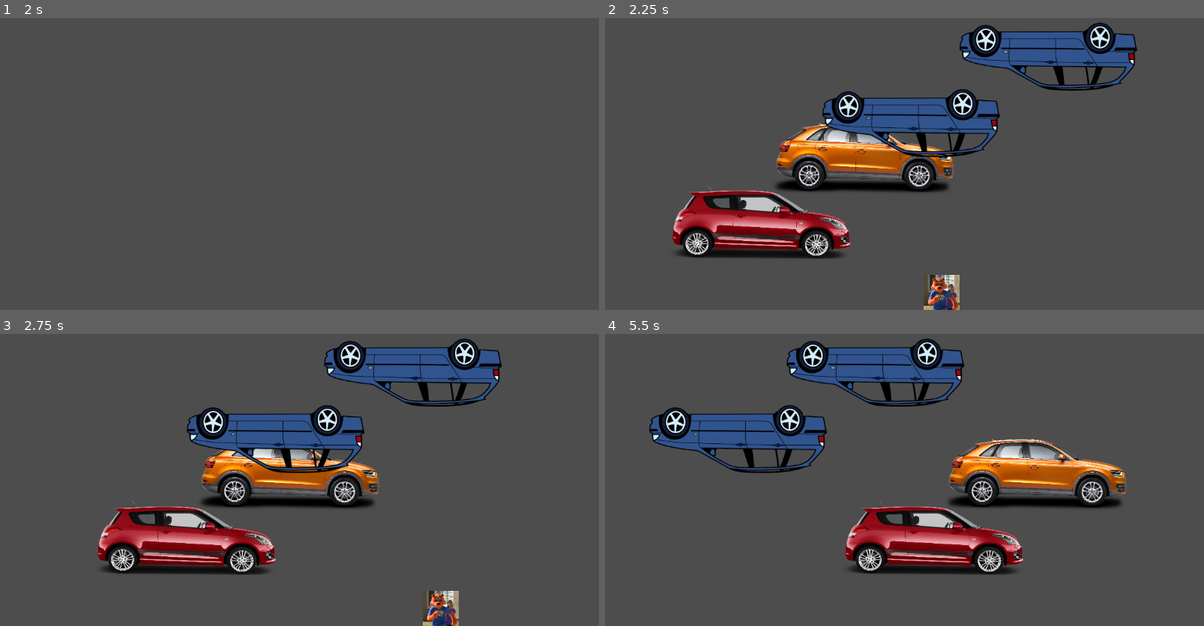
Above: before the commit, frames 1-4 (two rows, left to right).
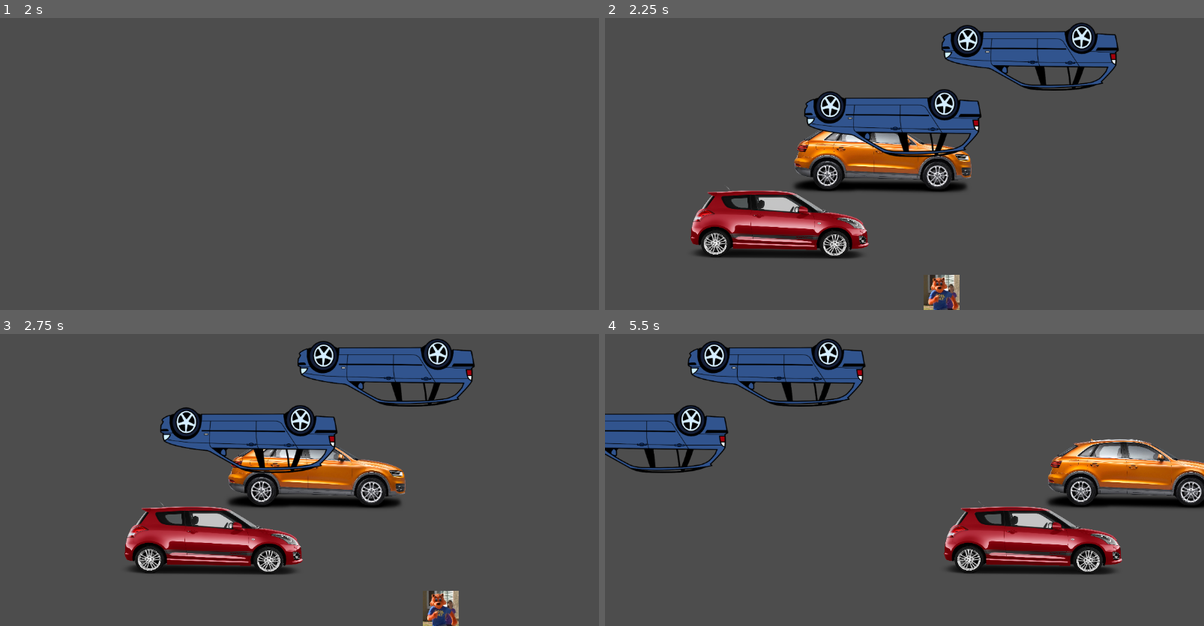
Above: after the commit, the same moments.

Repository: CarlJMcGee/jack-and-nic-very-cool-game-studio
Game: Godot game, scene res://main.tscn
Same seed, same stepped clock (60 frames per second), same inputs: the game is played once before the commit and once after it.
Inputs:
- Up to frame 1 (2 s): tap Enter at 0.5 s; hold D (move_right) 0.53-1.28 s; tap Space at 1.25 s; hold S (move_down) from 1.28 s (still down)
- Up to frame 2 (2.25 s): tap Enter at 2 s; release S (move_down) at 2.03 s; hold D (move_right) from 2.03 s (still down)
- Up to frame 3 (2.75 s): keep holding D (move_right)
- Up to frame 4 (5.5 s): release D (move_right) at 2.78 s; hold W (move_up) 2.78-3.53 s; hold A (move_left) 3.53-5.03 s; hold S (move_down) from 5.03 s (still down)

Frame 1 is identical in both runs. In frame 2, 14% of the frame differs, in the area x 11-89%, y 1-83%; in frame 3, 16%; in frame 4, 28%, in the area x 0-100%, y 1-83%.

Commit message:
fixed car slow down to to linear damp

Diff:
--- a/cool cat street crossing/car.gd
+++ b/cool cat street crossing/car.gd
@@ -1,5 +1,6 @@
 extends RigidBody2D
 
+var id = randi()
 
 # Called when the node enters the scene tree for the first time.
 func _ready():
--- a/cool cat street crossing/main.gd
+++ b/cool cat street crossing/main.gd
@@ -42,7 +42,7 @@
 		car.get_node("AnimatedSprite2D").flip_h = false
 
 	elif (spawn_lane.name.contains("West")):
-		car.linear_velocity = Vector2(speed_limit - 2 * speed_limit, 0.0)
+		car.linear_velocity = Vector2(speed_limit * -1, 0.0)
 		car.get_node("AnimatedSprite2D").flip_h = true
 
 
--- a/cool cat street crossing/project.godot
+++ b/cool cat street crossing/project.godot
@@ -53,3 +53,7 @@
 , Object(InputEventJoypadMotion,"resource_local_to_scene":false,"resource_name":"","device":-1,"axis":0,"axis_value":-1.0,"script":null)
 ]
 }
+
+[physics]
+
+2d/default_linear_damp=0.0
